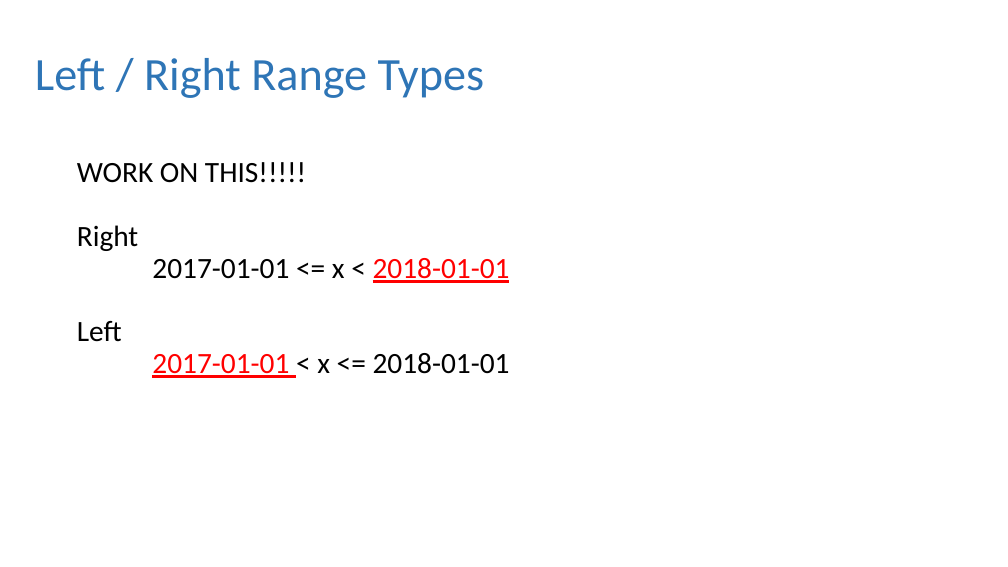
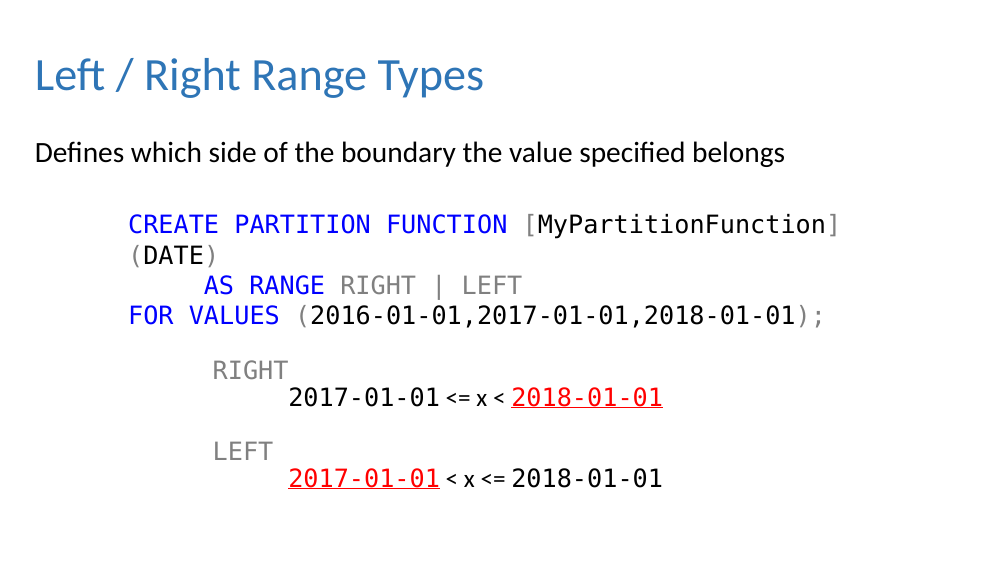
Before and after one commit to dbafromthecold/IntroToPartitioning, a slide deck: slide 11 of Intro to Partitioning.pptx. Drawn at 1008x567 pixels with LibreOffice and Linux fonts; fonts in the diff are those of the drawing; background and template pictures are left out. Boxes give left, top, right and bottom in pixels: in the first picture for what was removed or moved away, otherwise in the second. Text is boxed around its words. In the diff, an @@ line names an element or a change of style, - is before the commit and + after.

Commit message:
updated slides

```diff
--- a/Intro to Partitioning.pptx
+++ b/Intro to Partitioning.pptx
@@ text added at bbox=[35, 141, 785, 167], 28 pt, text #000000 @@
+Defines which side of the boundary the value specified belongs
@@ text added at bbox=[128, 214, 842, 328], 24 pt, text #000000 @@
+CREATE PARTITION FUNCTION [MyPartitionFunction](DATE)
+AS RANGE RIGHT | LEFT
+FOR VALUES (2016-01-01,2017-01-01,2018-01-01);
@@ text at bbox=[213, 360, 663, 489]: text changed; size 28 to 24 pt; font Calibri to DejaVu Sans Mono @@
-WORK ON THIS!!!!!
-Right
-2017-01-01 <= x < 2018-01-01
-Left
-2017-01-01 < x <= 2018-01-01
+RIGHT
+2017-01-01 <= x < 2018-01-01
+LEFT
+2017-01-01 < x <= 2018-01-01
```
Also in this commit, not shown: 1 other slide changed.
